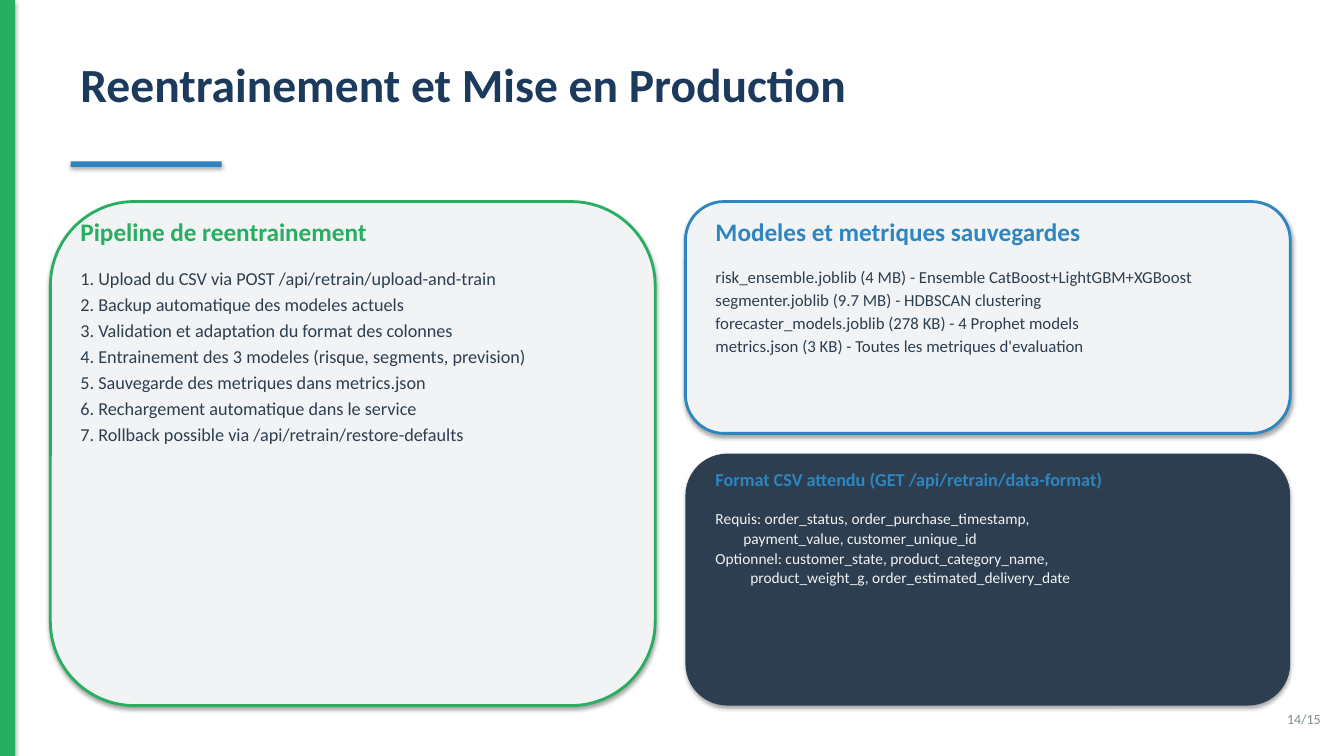
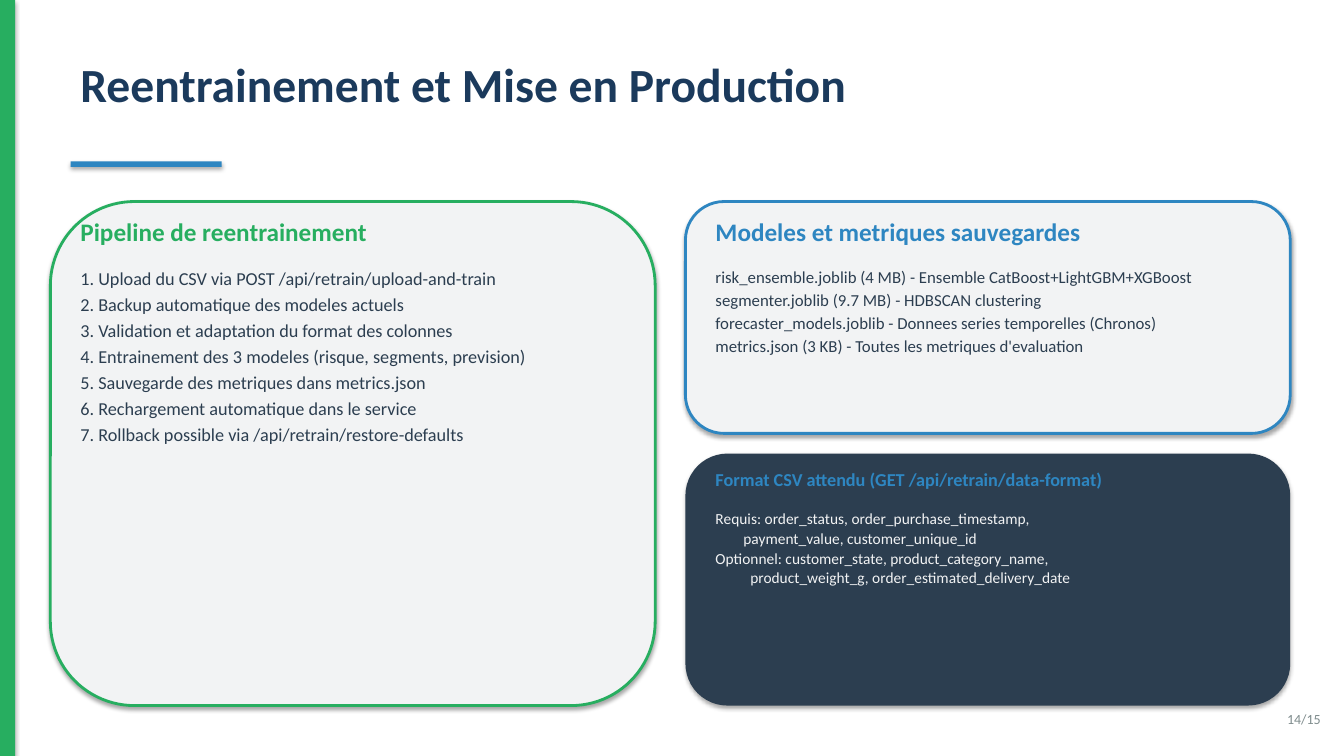
Before and after one commit to amine-dubs/COD-CRM, a slide deck: slide 14 of docs/presentation.pptx. Drawn at 1344x756 pixels with LibreOffice and Linux fonts; fonts in the diff are those of the drawing. Boxes give left, top, right and bottom in pixels: in the first picture for what was removed or moved away, otherwise in the second. Text is boxed around its words. In the diff, an @@ line names an element or a change of style, - is before the commit and + after.

```diff
--- a/docs/presentation.pptx
+++ b/docs/presentation.pptx
@@ text at box(715, 317, 1157, 332): text changed @@
-forecaster_models.joblib (278 KB) - 4 Prophet models
+forecaster_models.joblib - Donnees series temporelles (Chronos)
```
Also in this commit, not shown: 3 other slides changed, 1 slide added, 1 slide removed, 9 other files.
